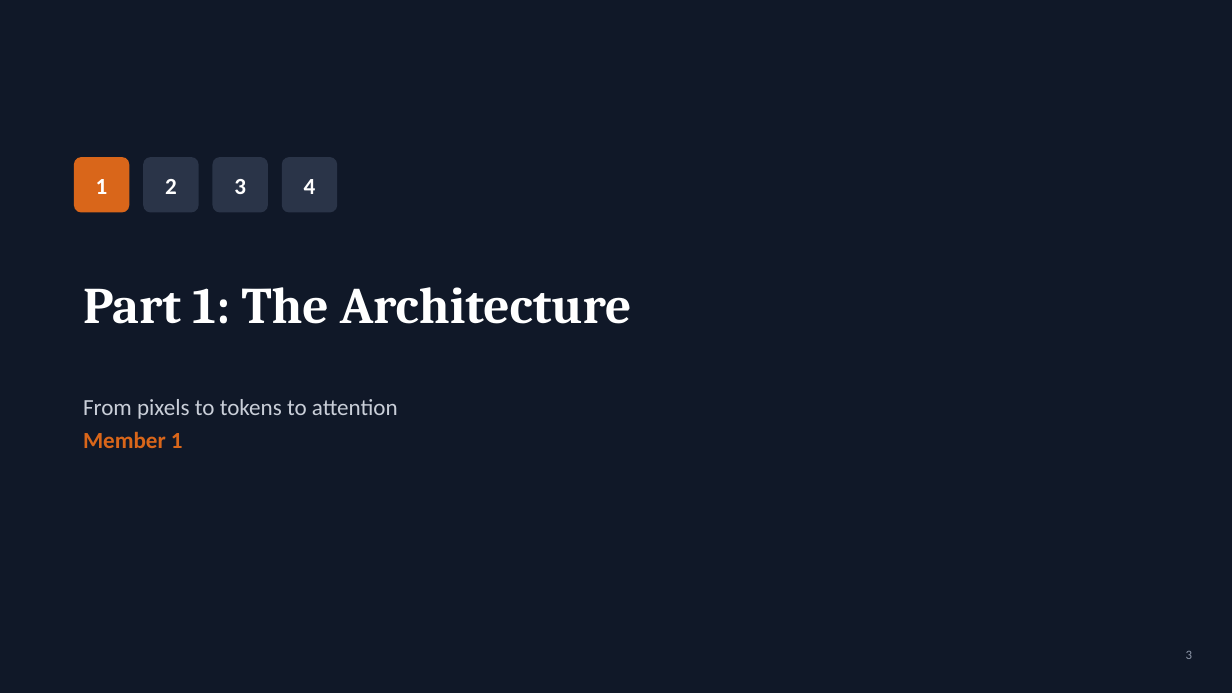
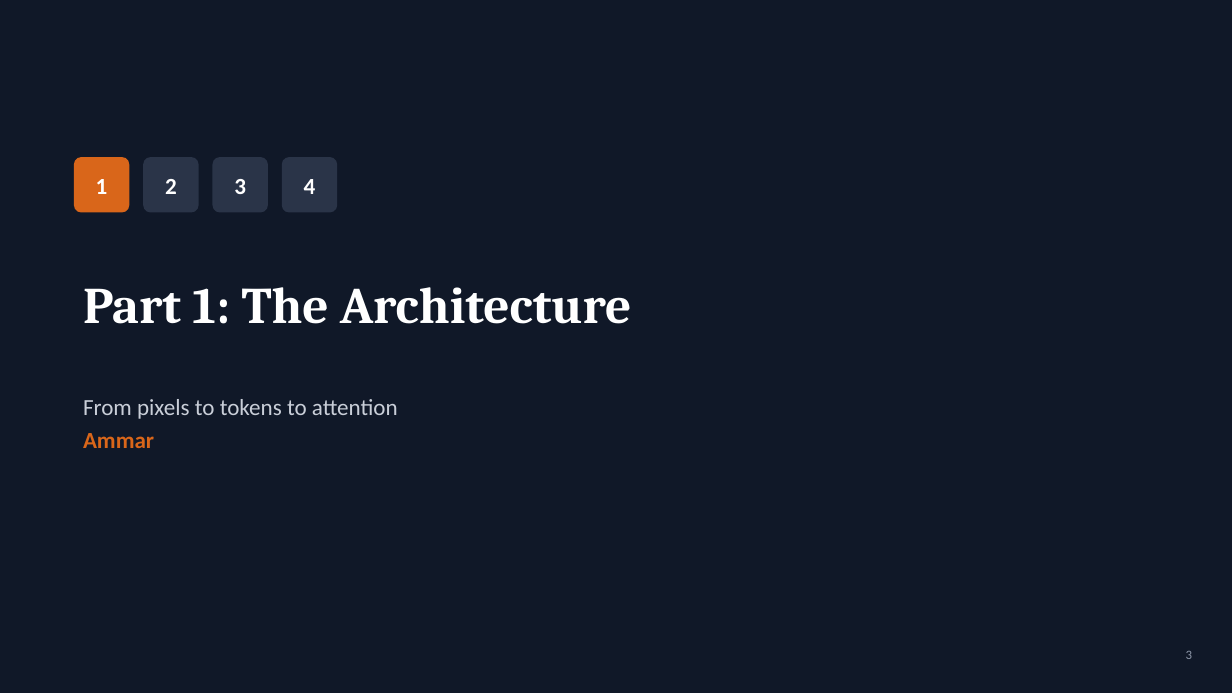
Before and after one commit to muhammadammar33/DL-presentation, a slide deck: slide 3 of ViT_Presentation.pptx. Drawn at 1232x693 pixels with LibreOffice and Linux fonts; fonts in the diff are those of the drawing. Boxes give left, top, right and bottom in pixels: in the first picture for what was removed or moved away, otherwise in the second. Text is boxed around its words. In the diff, an @@ line names an element or a change of style, - is before the commit and + after.

```diff
--- a/ViT_Presentation.pptx
+++ b/ViT_Presentation.pptx
@@ text at bbox=[83, 433, 154, 448]: text changed @@
-Member 1
+Ammar
```
Also in this commit, not shown: 6 other slides changed, 3 other files.
